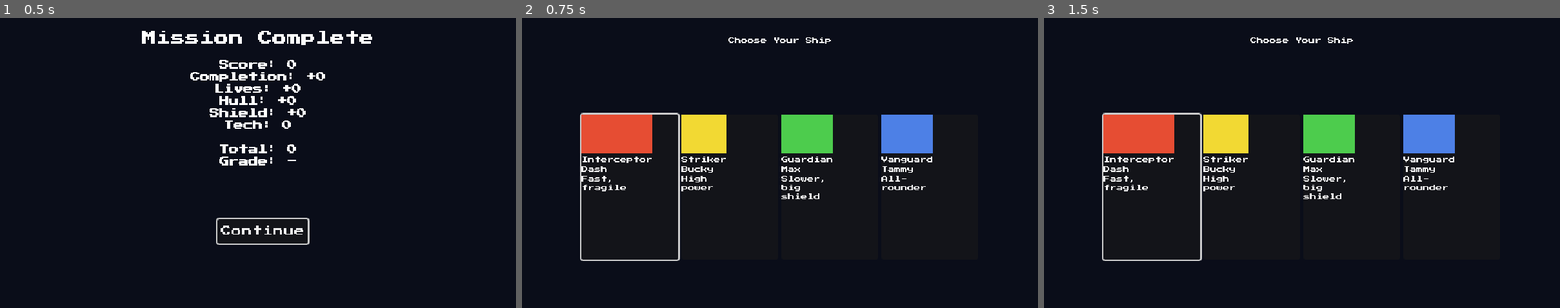
Above: before the commit, frames 1-3 (left to right).
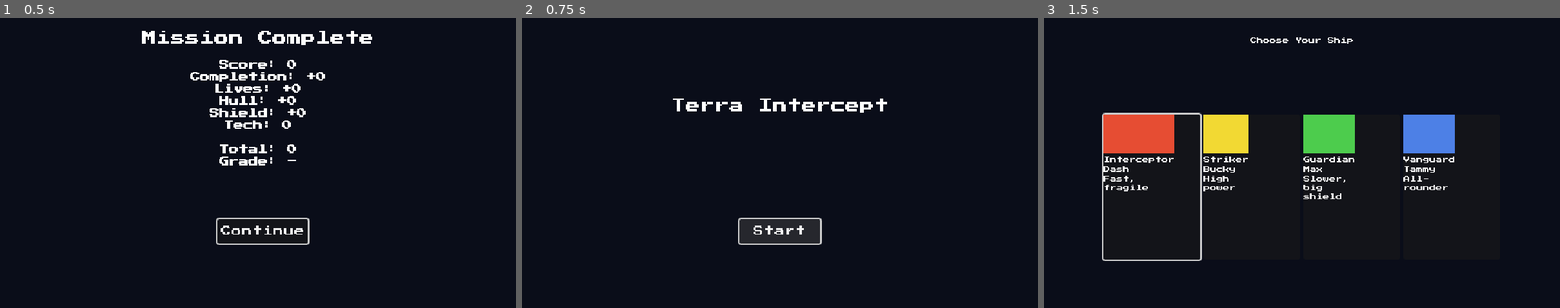
Above: after the commit, the same moments.

Repository: Funfetsunk/terra-intercept
Game: Godot game, scene res://scenes/menus/results_screen.tscn
Two runs of this game, one before a commit and one after it. Both use one fixed random seed, a clock stepped at 60 frames per second and the inputs below. This scene is started directly instead of the project's main scene.
Inputs (mouse positions are in pixels of both pictures, inside the frame that each line leads up to):
- Up to frame 1 (0.5 s): no input
- Up to frame 2 (0.75 s): click "Continue" at 0.5 s
- Up to frame 3 (1.5 s): click (1302, 232) at 1.25 s, where only the run after the commit has a clickable "Start"

Frame 1 is identical in both runs. In frame 2, 8.4% of the frame differs, in the area x 11-80%, y 6-84%; in frame 3, nothing differs.

Commit message:
Add title screen, complete milestone 2b mission flow
Milestone 2b task 7: Title -> ship select -> London -> results -> back
to title.

New title_screen.tscn/.gd - minimal placeholder (title label + Start
button), same pattern as the other menus (grab_focus, p1_ordnance
activates the focused button). Set as the project's main_scene.

Fixed two buttons that already claimed to go to a title that didn't
exist: results_screen's Continue and game_over_screen's "Quit to
Title" both actually pointed at ship_select.tscn. Both now go to the
title screen; game_over_screen's "Restart Mission" is untouched since
a restart shouldn't force ship reselection.

Verified live both loops: title -> ship select -> London -> death ->
game over -> Quit to Title -> title, and title -> ship select ->
London -> GameState.complete_mission() -> results -> Continue ->
title.

Co-Authored-By: Claude Sonnet 5 <noreply@anthropic.com>
Claude-Session: https://claude.ai/code/session_01RV6NjfYkb9ah9RXEg66au1

Diff:
--- a/project.godot
+++ b/project.godot
@@ -11,7 +11,7 @@
 [application]
 
 config/name="Terra Intercept"
-run/main_scene="res://scenes/menus/ship_select.tscn"
+run/main_scene="res://scenes/menus/title_screen.tscn"
 config/features=PackedStringArray("4.7", "GL Compatibility")
 run/max_fps=60
 config/icon="res://icon.svg"
--- a/scenes/menus/game_over_screen.gd
+++ b/scenes/menus/game_over_screen.gd
@@ -31,4 +31,4 @@
 	get_tree().change_scene_to_file(MISSION_SCENE_PATH)
 
 func _on_quit() -> void:
-	get_tree().change_scene_to_file("res://scenes/menus/ship_select.tscn")
+	get_tree().change_scene_to_file("res://scenes/menus/title_screen.tscn")
--- a/scenes/menus/results_screen.gd
+++ b/scenes/menus/results_screen.gd
@@ -19,4 +19,4 @@
 		_on_continue()
 
 func _on_continue() -> void:
-	get_tree().change_scene_to_file("res://scenes/menus/ship_select.tscn")
+	get_tree().change_scene_to_file("res://scenes/menus/title_screen.tscn")
--- /dev/null
+++ b/scenes/menus/title_screen.gd
@@ -0,0 +1,18 @@
+extends Control
+
+@onready var _start_button: Button = $StartButton
+
+func _ready() -> void:
+	_start_button.pressed.connect(_on_start)
+	_start_button.grab_focus()
+
+func _unhandled_input(event: InputEvent) -> void:
+	if event.is_action_pressed("p1_ordnance"):
+		var viewport: Viewport = get_viewport()
+		var focused: Control = viewport.gui_get_focus_owner()
+		if focused is Button:
+			viewport.set_input_as_handled()
+			(focused as Button).pressed.emit()
+
+func _on_start() -> void:
+	get_tree().change_scene_to_file("res://scenes/menus/ship_select.tscn")
--- /dev/null
+++ b/scenes/menus/title_screen.tscn
@@ -0,0 +1,35 @@
+[gd_scene format=3 uid="uid://c7sovab0incl6"]
+
+[ext_resource type="Script" path="res://scenes/menus/title_screen.gd" id="1"]
+
+[node name="TitleScreen" type="Control" unique_id=1585069366]
+layout_mode = 3
+anchors_preset = 0
+offset_right = 640.0
+offset_bottom = 360.0
+script = ExtResource("1")
+
+[node name="Backdrop" type="ColorRect" parent="." unique_id=35883285]
+layout_mode = 0
+offset_right = 640.0
+offset_bottom = 360.0
+mouse_filter = 2
+color = Color(0.04, 0.05, 0.1, 1)
+
+[node name="TitleLabel" type="Label" parent="." unique_id=878544758]
+layout_mode = 0
+offset_top = 100.0
+offset_right = 640.0
+offset_bottom = 124.0
+theme_override_font_sizes/font_size = 18
+text = "Terra Intercept"
+horizontal_alignment = 1
+
+[node name="StartButton" type="Button" parent="." unique_id=1449946165]
+layout_mode = 0
+offset_left = 270.0
+offset_top = 250.0
+offset_right = 370.0
+offset_bottom = 280.0
+theme_override_font_sizes/font_size = 13
+text = "Start"
Not shown, added: scenes/menus/title_screen.gd.uid
